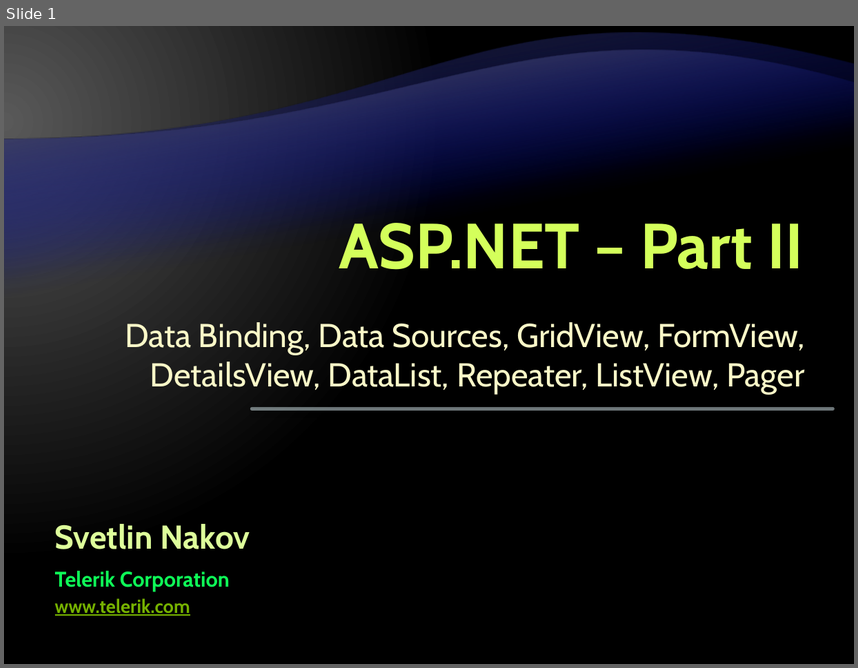
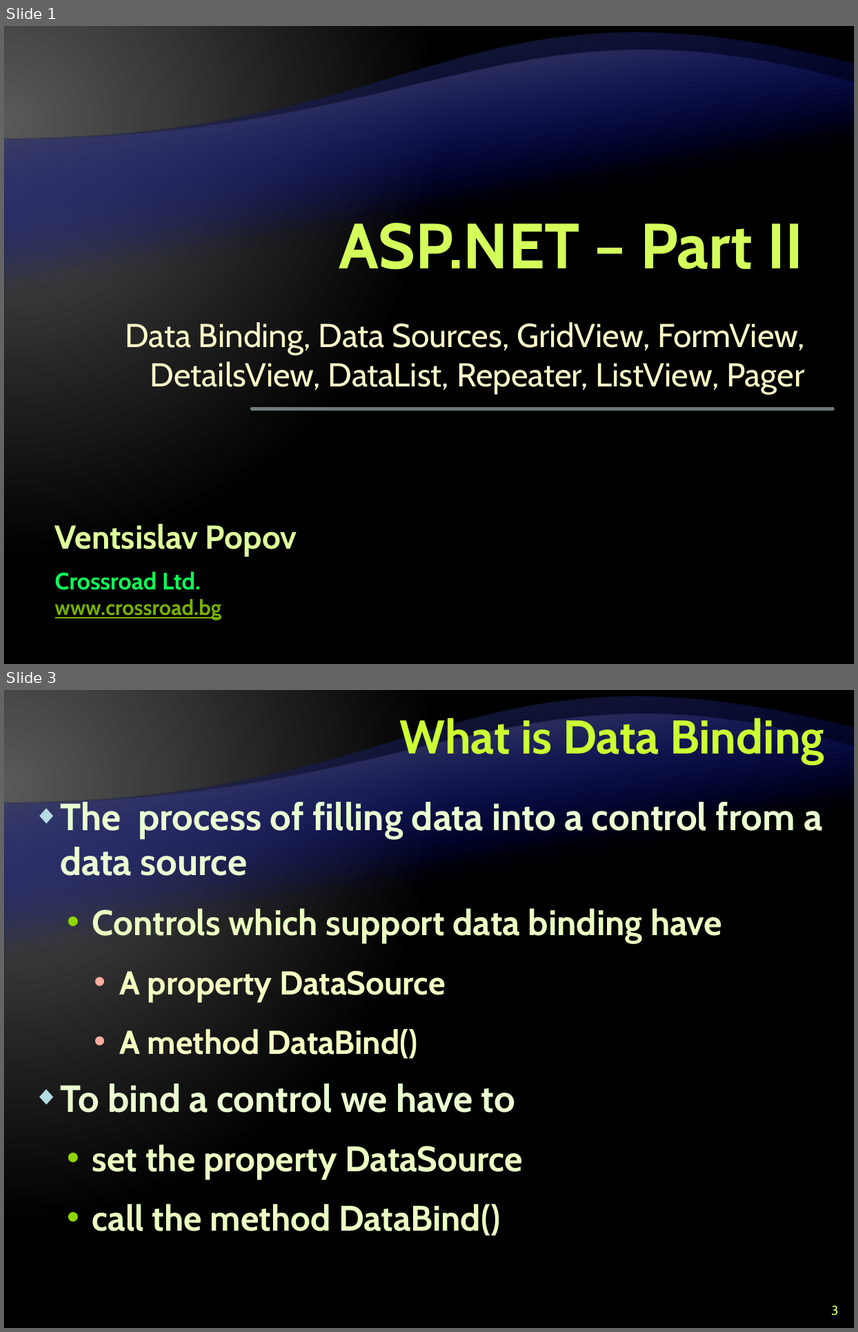
Before and after one commit to Graveheart/aspnetcourse, a slide deck: lectures/9. ASP.NET – Part II.pptx. Shown one above the other, each under a label of ours: slide 1 before the commit, slides 1 and 3 after it; the slides between them are not shown. The pictures are 858x668 and 858x1332 pixels, drawn with LibreOffice and Linux fonts; fonts in the diff are those of the drawing; background and template pictures are left out. Boxes give left, top, right and bottom in pixels: in the first picture for what was removed or moved away, otherwise in the second. Text is boxed around its words. In the diff, an @@ line names an element or a change of style, - is before the commit and + after.

```diff
--- a/lectures/9. ASP.NET – Part II.pptx
+++ b/lectures/9. ASP.NET – Part II.pptx
@@ slide 3 added at box(4, 690, 854, 1328), background gradient #595959 to #000000; not listed: 2 template elements that a slide beside it also shows @@
@@ title added at box(399, 713, 824, 764), 40 pt, text #CCFF33, bold @@
+What is Data Binding
@@ text added at box(60, 798, 822, 1235), 30 pt, text #EBFFC2, bold @@
+◆ The process of filling data into a control from a data source
+  • Controls which support data binding have
+    • A property DataSource
+    • A method DataBind()
+◆ To bind a control we have to
+  • set the property DataSource
+  • call the method DataBind()
@@ page number added at box(831, 1305, 838, 1315), 11 pt, text #CCFF66 @@
+3
@@ slide 1 changed as well @@
@@ text at box(55, 523, 297, 557): text changed @@
-Svetlin Nakov
+Ventsislav Popov
@@ text at box(55, 571, 201, 590): text changed; size 18 to 20 pt @@
-Telerik Corporation
+Crossroad Ltd.
@@ text at box(55, 599, 222, 619): text changed; size 16 to 18 pt @@
-www.telerik.com
+www.crossroad.bg
```
Also in this commit, not shown: 1 other slide changed, 50 other slides added.
